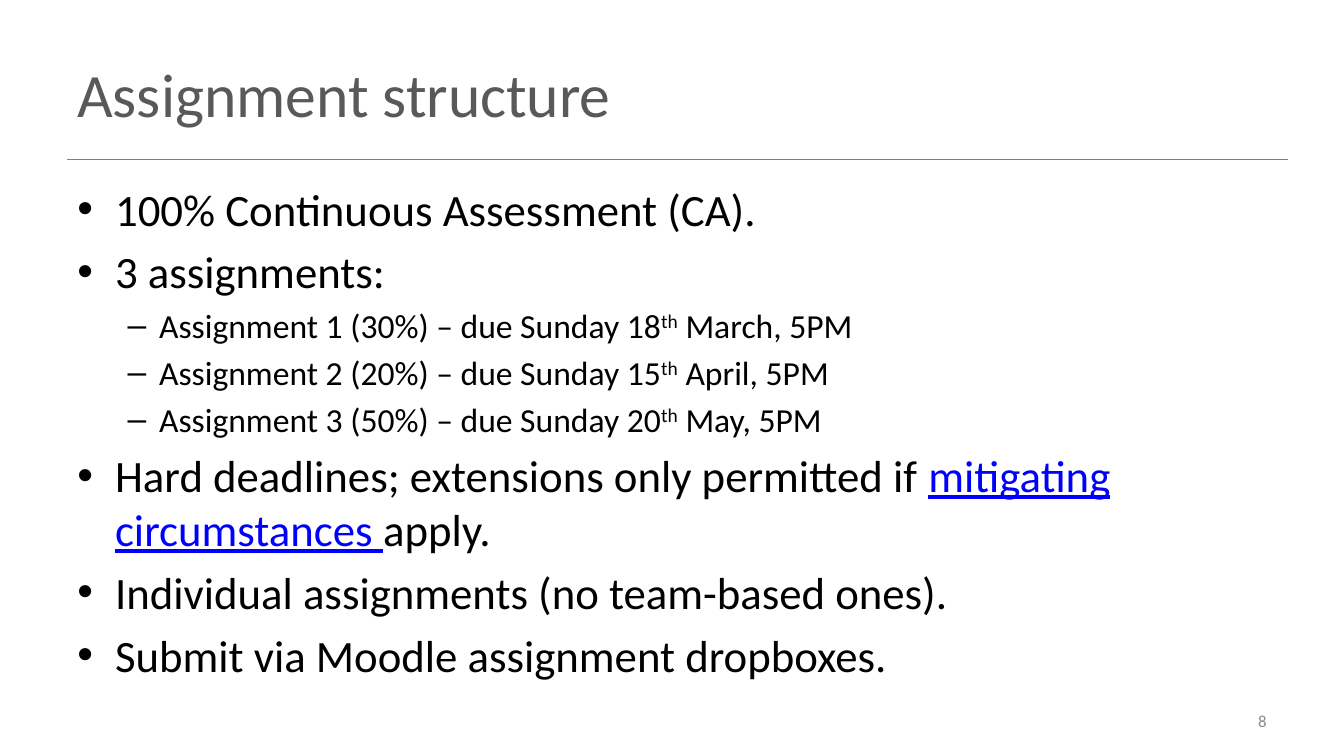
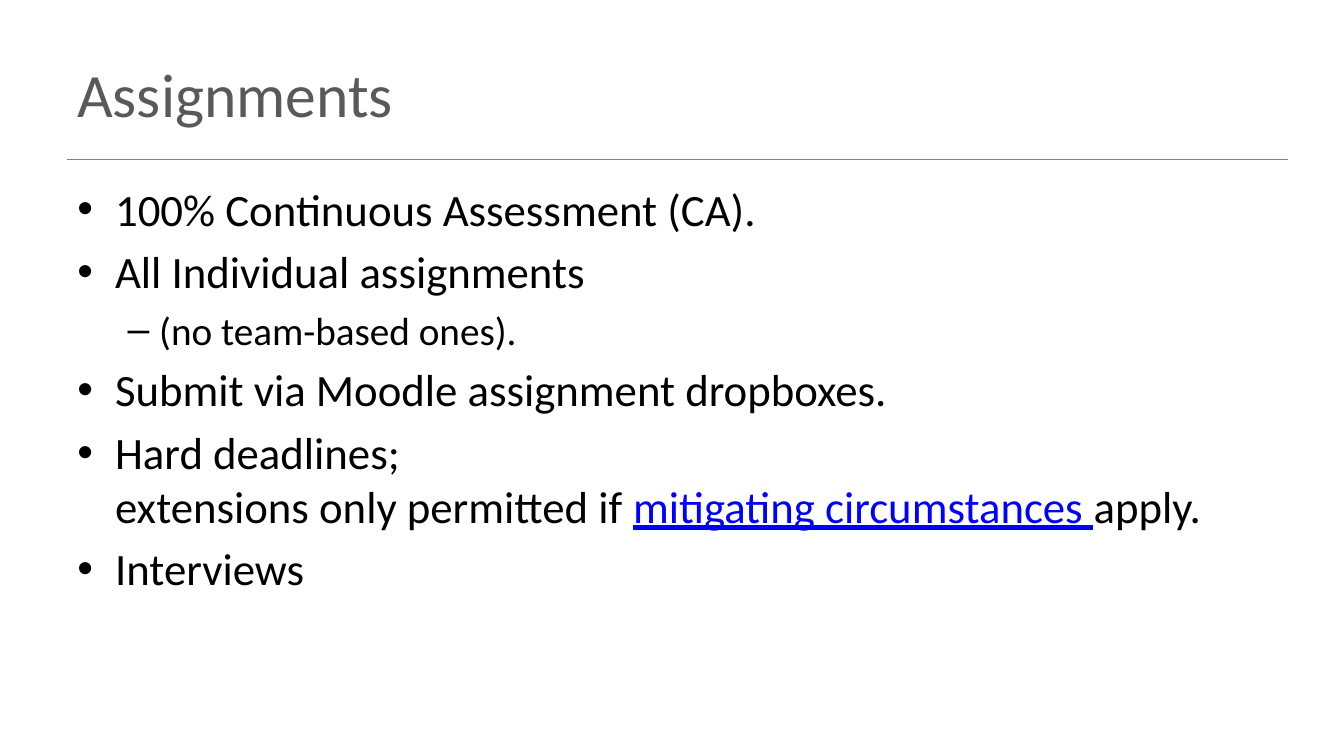
Before and after one commit to wit-hdip-comp-sci-2019/wit-hdip-comp-sci-2019.github.io, a slide deck: slide 13 of g1-induction/unit-1-semester-1/talk-3-programming/a-intro-to-programming.pptx (slide 8 before the commit). Drawn at 1344x756 pixels with LibreOffice and Linux fonts; fonts in the diff are those of the drawing. Boxes give left, top, right and bottom in pixels: in the first picture for what was removed or moved away, otherwise in the second. Text is boxed around its words. In the diff, an @@ line names an element or a change of style, - is before the commit and + after.

```diff
--- a/g1-induction/unit-1-semester-1/talk-3-programming/a-intro-to-programming.pptx
+++ b/g1-induction/unit-1-semester-1/talk-3-programming/a-intro-to-programming.pptx
@@ title at [77, 74, 392, 128]: text changed @@
-Assignment structure
+Assignments
@@ text at [115, 257, 886, 414]: text changed; size 24 to 32 pt @@
-• 3 assignments:
-  – Assignment 1 (30%) – due Sunday 18th March, 5PM
-  – Assignment 2 (20%) – due Sunday 15th April, 5PM
-  – Assignment 3 (50%) – due Sunday 20th May, 5PM
+• All Individual assignments
+  – (no team-based ones).
+• Submit via Moodle assignment dropboxes.
@@ text at [115, 554, 304, 586]: text changed @@
-• Individual assignments (no team-based ones).
-• Submit via Moodle assignment dropboxes.
+• Interviews
@@ page number removed at [1258, 715, 1266, 727] @@
-8
```
Also in this commit, not shown: 10 other slides changed, 8 slides added, 3 slides removed, 11 other files.
